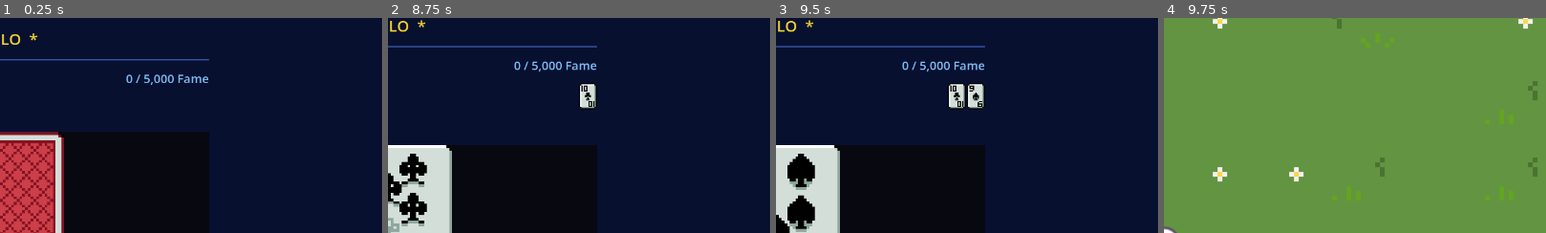
Above: before the commit, frames 1-4 (left to right).
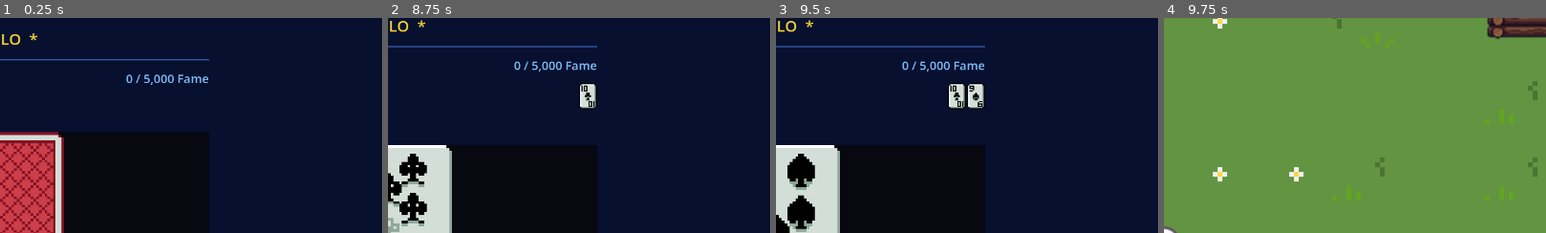
Above: after the commit, the same moments.

Repository: raulg-prog/Bust
Game: Godot game, scene res://scenes/games/hilo/HiLo.tscn
Same seed, same stepped clock (60 frames per second), same inputs: the game is played once before the commit and once after it.
Inputs:
- Up to frame 1 (0.25 s): no input
- Up to frame 2 (8.75 s): click "BET" at 0.5 s; click "SKIP (0/10)" at 1.25 s; click "SKIP (1/10)" at 2 s; click "SKIP (2/10)" at 2.75 s; click "SKIP (3/10)" at 3.5 s; click "SKIP (4/10)" at 4.25 s; click "SKIP (5/10)" at 5 s; click "SKIP (6/10)" at 5.75 s; click "SKIP (7/10)" at 6.5 s; click "SKIP (8/10)" at 7.25 s; click "SKIP (9/10)" at 8 s
- Up to frame 3 (9.5 s): click "^ HIGHER OR SAME" at 8.75 s
- Up to frame 4 (9.75 s): click "< Back" at 9.5 s
The pictures show only the part of the screen within x 50-100%, y 0-50%; the shares and areas given below are measured in that part.

Frames 1-3 are identical in both runs. In frame 4, 1.4% of the frame differs, in the area x 84-100%, y 0-10%.

Commit message:
Update building positions, player scene, and fire back at Carl
- Town1: HiLoBuild at (260,219), CoinFlipBuild at (1032,346) — repositioned in editor
- Player.tscn: editor updates
- CLAUDE.md: Timmy's reply to Carl in Messages section

Co-Authored-By: Claude Sonnet 4.6 <noreply@anthropic.com>

Diff:
--- a/scenes/Towns/Town1.tscn
+++ b/scenes/Towns/Town1.tscn
@@ -18,7 +18,6 @@
 tile_size = Vector2i(64, 64)
 sources/0 = SubResource("TileSetAtlasSource_1")
 
-
 [node name="Town1" type="Node2D" unique_id=252272196]
 script = ExtResource("2_town1")
 
@@ -29,11 +28,11 @@
 
 [node name="Buildings" type="Node2D" parent="." unique_id=2014409449]
 
-[node name="HiLoBuild" parent="Buildings" instance=ExtResource("4_hilobuild")]
-position = Vector2(640, 224)
+[node name="HiLoBuild" parent="Buildings" unique_id=1254353454 instance=ExtResource("4_hilobuild")]
+position = Vector2(260, 219)
 
-[node name="CoinFlipBuild" parent="Buildings" instance=ExtResource("5_coinflipbuild")]
-position = Vector2(1024, 224)
+[node name="CoinFlipBuild" parent="Buildings" unique_id=1840999926 instance=ExtResource("5_coinflipbuild")]
+position = Vector2(1032, 346)
 
 [node name="Player" parent="." unique_id=332735309 instance=ExtResource("3_player")]
 position = Vector2(639, 579)
--- a/scenes/player/Player.tscn
+++ b/scenes/player/Player.tscn
@@ -160,8 +160,12 @@
 "speed": 5.0
 }]
 
-[sub_resource type="RectangleShape2D" id="RectangleShape2D_524rm"]
-size = Vector2(22, 19)
+[sub_resource type="CircleShape2D" id="CircleShape2D_524rm"]
+radius = 11.0
+
+[sub_resource type="CapsuleShape2D" id="CapsuleShape2D_tpg5x"]
+radius = 8.0
+height = 26.0
 
 [node name="Player" type="CharacterBody2D" unique_id=700786954]
 script = ExtResource("1_script")
@@ -172,8 +176,12 @@
 frame_progress = 0.42405984
 
 [node name="CollisionShape2D" type="CollisionShape2D" parent="." unique_id=283701123]
-position = Vector2(0, 17)
-shape = SubResource("RectangleShape2D_524rm")
+position = Vector2(0, 8)
+shape = SubResource("CircleShape2D_524rm")
+
+[node name="CollisionShape2D2" type="CollisionShape2D" parent="." unique_id=1096787262]
+position = Vector2(0, 14)
+shape = SubResource("CapsuleShape2D_tpg5x")
 
 [node name="Camera2D" type="Camera2D" parent="." unique_id=1022238965]
 zoom = Vector2(2, 2)
Not shown, changed: CLAUDE.md
